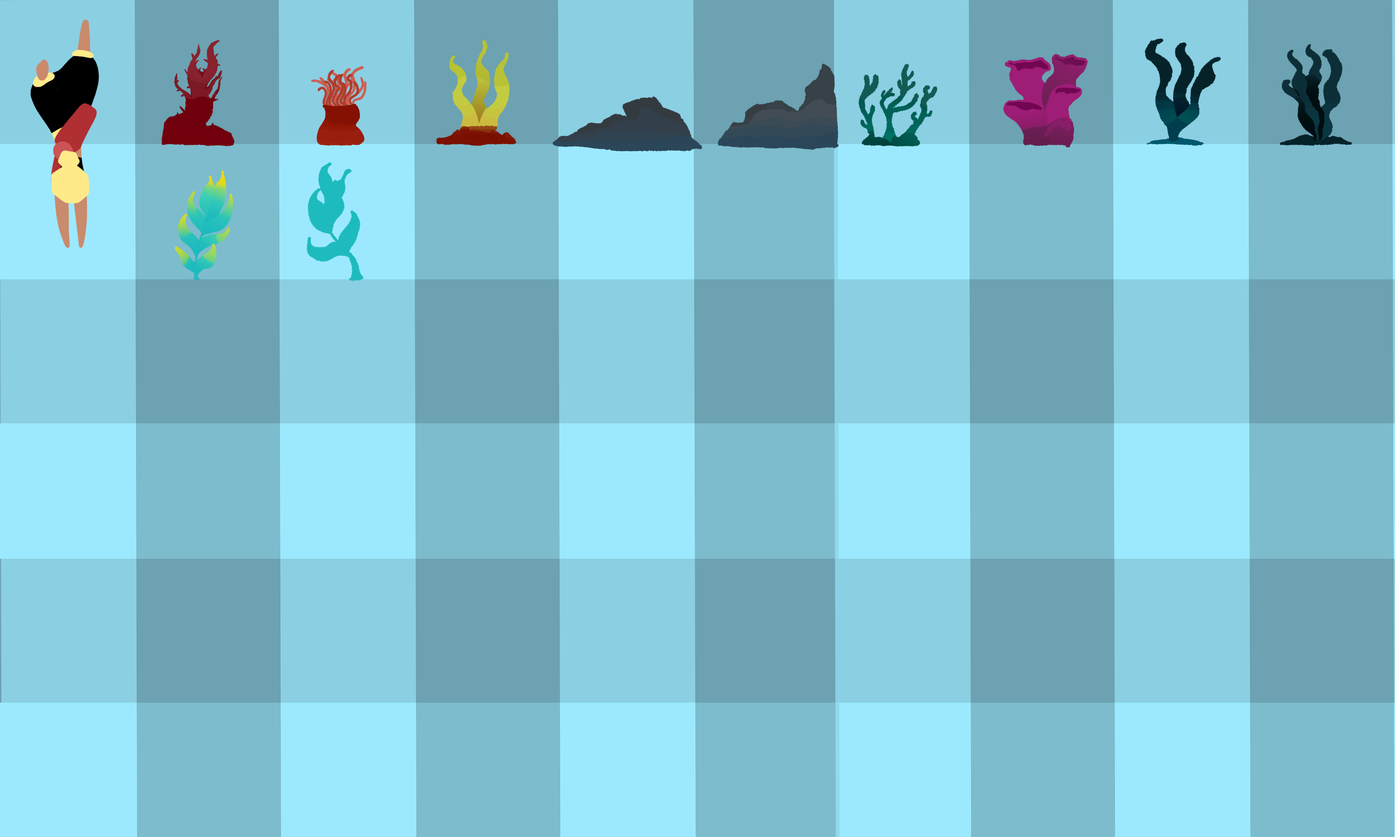
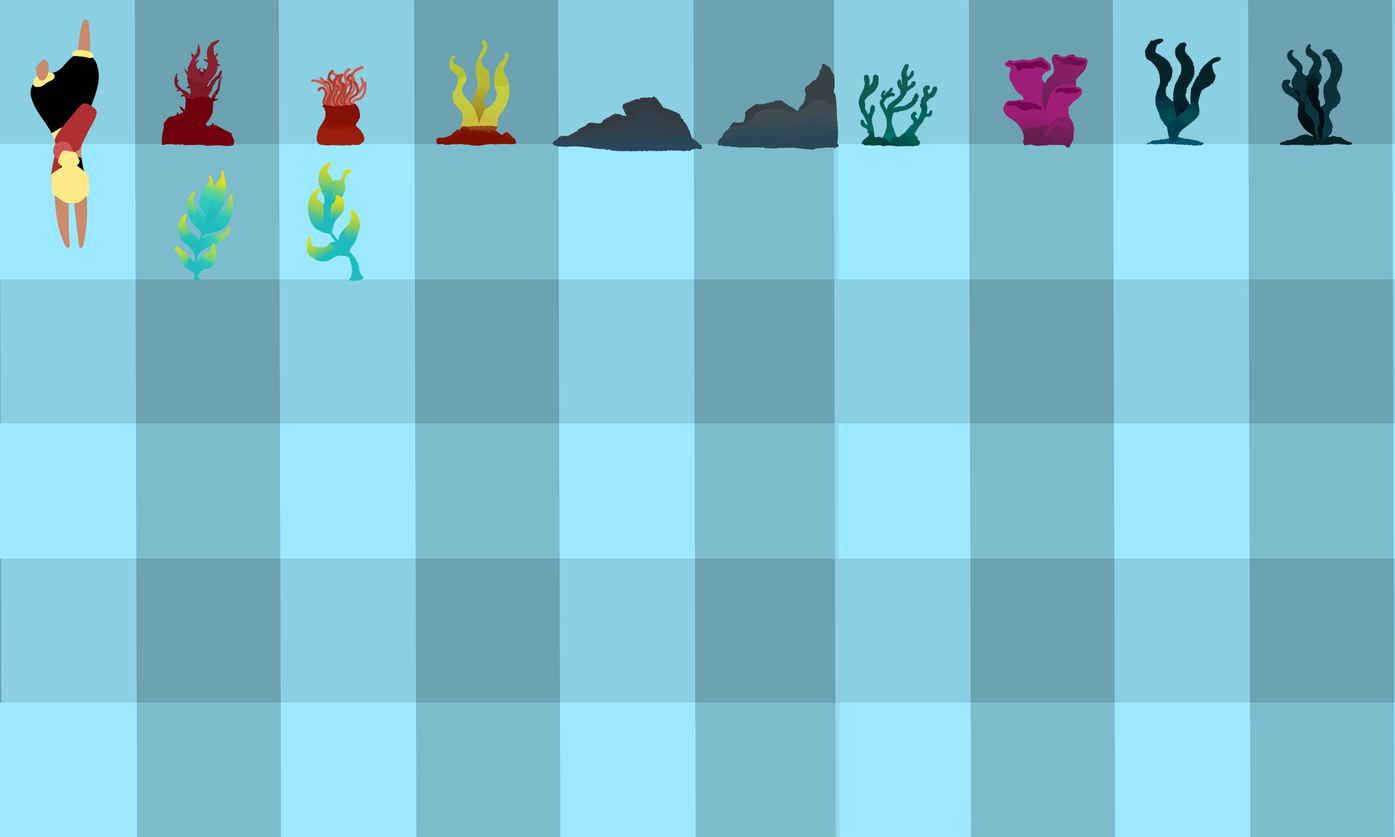
Revision of a layered 1395×837 image; what changed, layer by layer:
added group "Grupo de recorte 46" with 3 layers above "Fondo" over <box>306,162,361,260</box>
moved "Capa de pintura 45" into group "Grupo de recorte 46", painted on it over <box>306,162,361,260</box>
moved "Capa de pintura 44" into group "Grupo de recorte 46" over <box>306,162,361,260</box>
